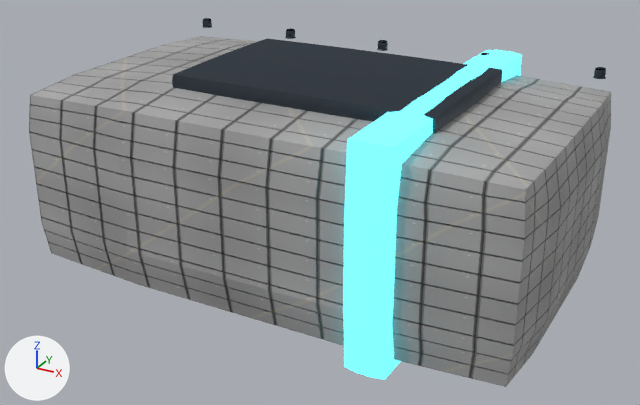
One commit to the Blender file assets/ships/parts/blender/pod_utility_authored.blend: the scene before it, then after it.
Both versions are drawn from a 50 mm lens placed at (4.91, -5.97, 3.49), pointed at (1.67, -0.08, 0.54). Lighting does not change. The marker at lower left points along +X, +Y and +Z. The picture after the commit comes second.

Names of what the first picture shows: 'Utility_Band', 'Utility_Shell', 'pod_utility_Material_Mechanical_Merged'.
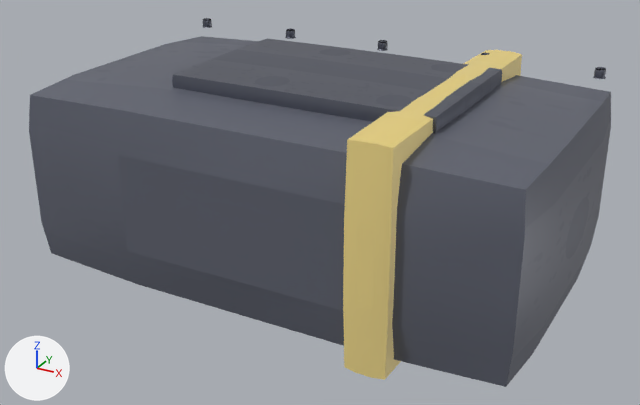
What changed in the scene script:
```text
Add img_pod_utility_wear_mask_2k_jpg:
    img_pod_utility_wear_mask_2k_jpg = load_image('pod_utility_wear_mask_2k.jpg', '../textures/pod_utility/pod_utility_wear_mask_2k.jpg', 2048, 2048, 'Non-Color')
Change mat_material_hull:
    remove # nodes: AmbientOcclusion, BsdfPrincipled, Math, NormalMap, OutputMaterial, SeparateColor, TexImage x3
    remove # uses the picture img_basecolor
    remove # uses the picture img_normal
    remove # uses the picture img_orm
    nodes: BsdfPrincipled, Mix, OutputMaterial, SeparateColor, TexImage
    colours: grey #656976
    uses the picture img_pod_utility_wear_mask_2k_jpg
Change mat_material_accent:
    remove # nodes: AmbientOcclusion, BsdfPrincipled, OutputMaterial
    remove # colours: cyan #59adb8, cyan #50d3e1
    nodes: BsdfPrincipled, Mix, OutputMaterial, SeparateColor, TexImage
    colours: yellow #edd36c
    uses the picture img_pod_utility_wear_mask_2k_jpg
Change mat_material_mechanical:
    remove # nodes: AmbientOcclusion, BsdfPrincipled, OutputMaterial
    remove # colours: greyish blue #424b55
    nodes: BsdfPrincipled, Mix, OutputMaterial, SeparateColor, TexImage
    colours: grey #656976
    uses the picture img_pod_utility_wear_mask_2k_jpg
```

Changed parts and their boxes [x1, y1, x2, y2] in the pictures (640 x 405 px):
'Utility_Shell', surface changed (darker): [29, 36, 611, 387] in both
'pod_utility_Material_Mechanical_Merged', surface changed (black to grey): [172, 18, 606, 133] in both
'Utility_Band', surface changed (cyan to yellow): [343, 50, 522, 380] in both
